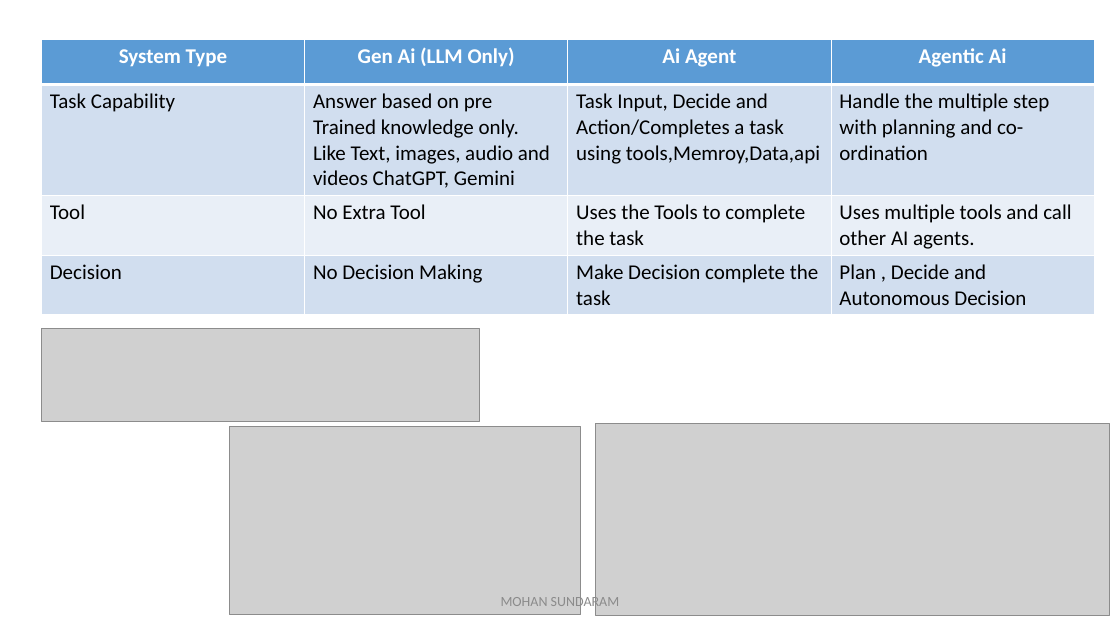
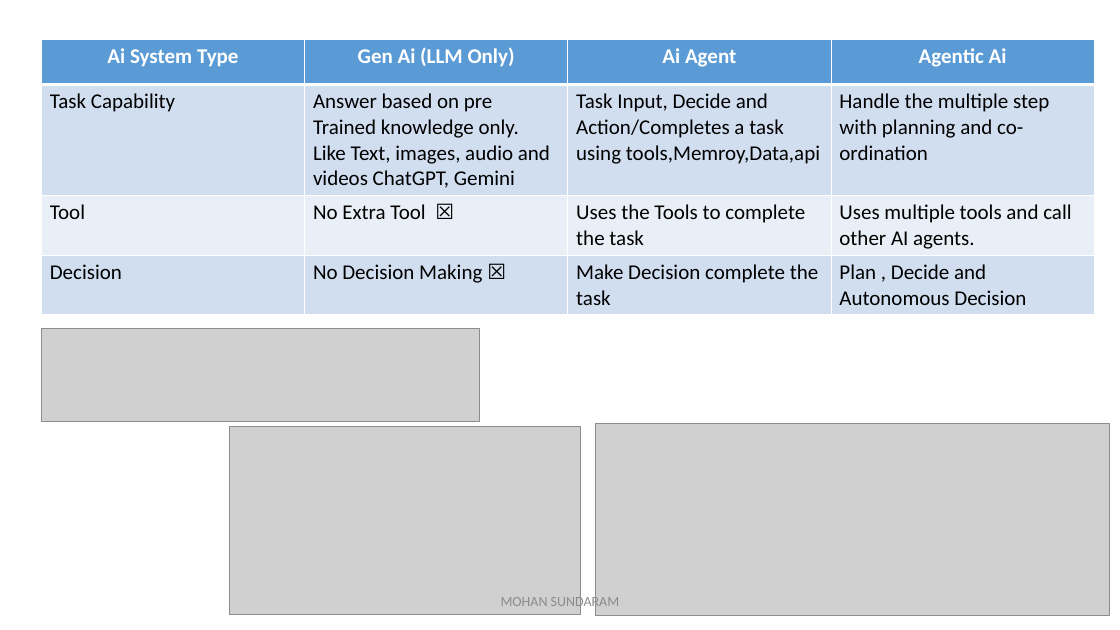
Before and after one commit to mohan4295work/Doc, a slide deck: slide 3 of Artificial Intelligence.pptx. Drawn at 1120x630 pixels with LibreOffice and Linux fonts; fonts in the diff are those of the drawing; grey boxes stand for pictures. Boxes give left, top, right and bottom in pixels: in the first picture for what was removed or moved away, otherwise in the second. Text is boxed around its words. In the diff, an @@ line names an element or a change of style, - is before the commit and + after.

```diff
--- a/Artificial Intelligence.pptx
+++ b/Artificial Intelligence.pptx
@@ table at bbox=[41, 39, 1093, 311] @@
-row 1, column 1: System Type
+row 1, column 1: Ai System Type
-row 3, column 2: No Extra Tool
+row 3, column 2: No Extra Tool ☒
-row 4, column 2: No Decision Making
+row 4, column 2: No Decision Making ☒
```
Also in this commit, not shown: 2 other slides changed.
